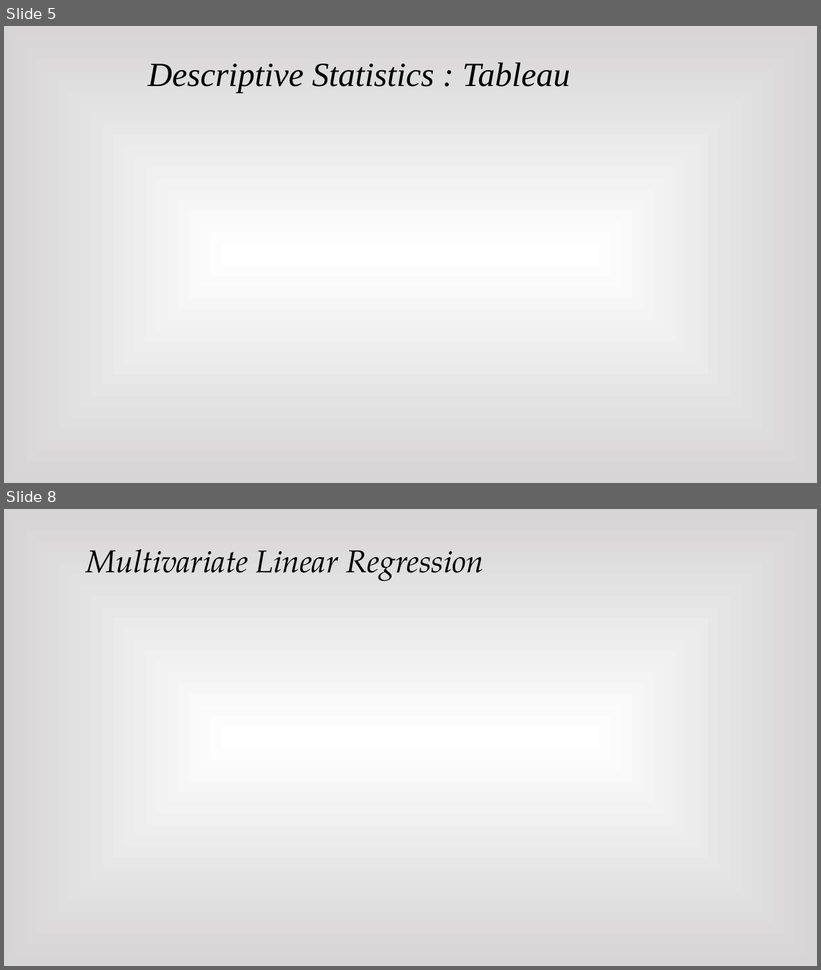
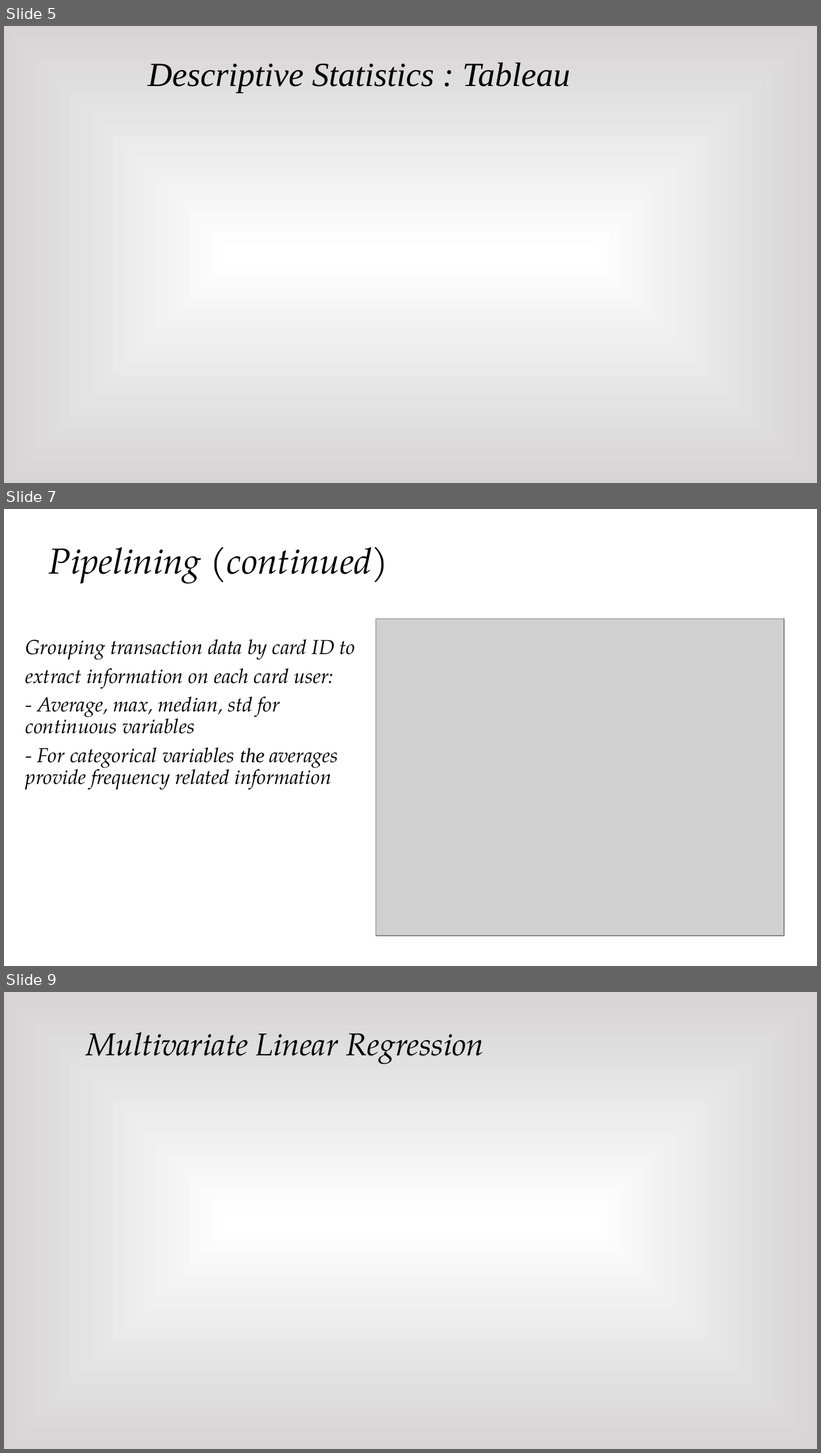
Before and after one commit to Jonheston/final_project, a slide deck: Final Presentation.pptx. Shown one above the other, each under a label of ours: slides 5 and 8 before the commit, slides 5, 7 and 9 after it; the slides between them are not shown. The pictures are 821x970 and 821x1453 pixels, drawn with LibreOffice and Linux fonts; fonts in the diff are those of the drawing; grey boxes stand for pictures. Boxes give left, top, right and bottom in pixels: in the first picture for what was removed or moved away, otherwise in the second. Text is boxed around its words. In the diff, an @@ line names an element or a change of style, - is before the commit and + after.

```diff
--- a/Final Presentation.pptx
+++ b/Final Presentation.pptx
@@ slide 7 added at <box>4,509,817,966</box>, background #FFFFFF @@
@@ text added at <box>49,547,389,584</box>, 32 pt, text #000000, italic @@
+Pipelining (continued)
@@ picture added at <box>376,619,783,936</box> @@
@@ text added at <box>26,639,355,790</box>, 18 pt, text #000000, italic @@
+Grouping transaction data by card ID to
+extract information on each card user:
+- Average, max, median, std for continuous variables
+- For categorical variables the averages provide frequency related information
@@ what was slide 8 is now slide 9 @@
```
Also in this commit, not shown: 2 slides changed, 2 other slides added, 1 slide removed.
